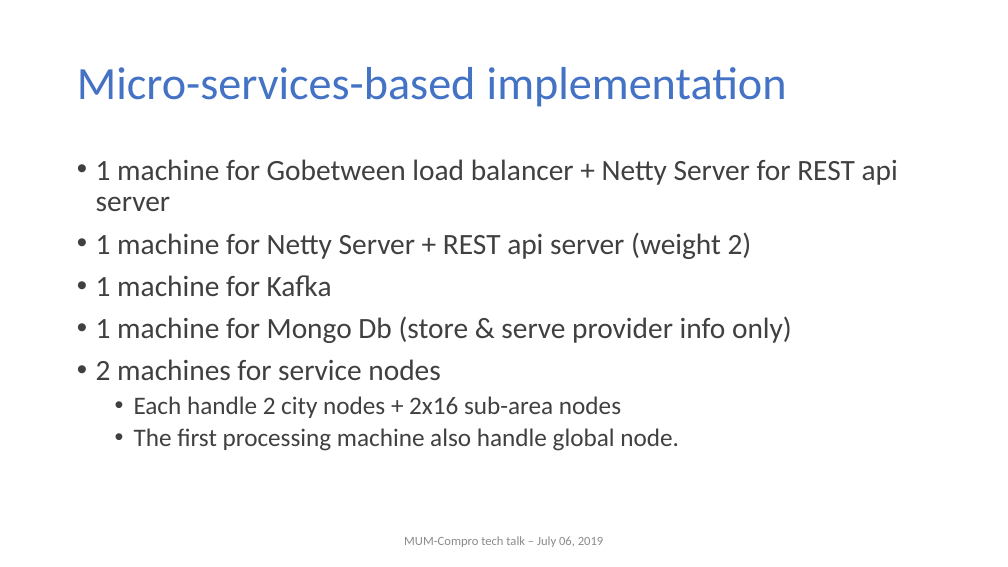
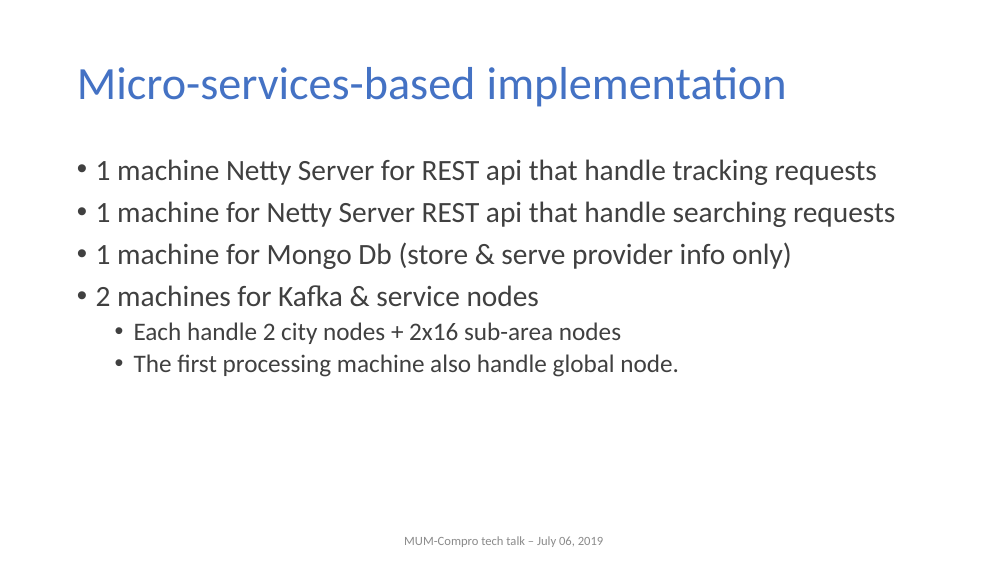
Before and after one commit to nghianghesi/hms, a slide deck: slide 18 of slide.pptx. Drawn at 1008x567 pixels with LibreOffice and Linux fonts; fonts in the diff are those of the drawing; background and template pictures are left out. Boxes give left, top, right and bottom in pixels: in the first picture for what was removed or moved away, otherwise in the second. Text is boxed around its words. In the diff, an @@ line names an element or a change of style, - is before the commit and + after.

Commit message:
update slide for decentralized Kafka

```diff
--- a/slide.pptx
+++ b/slide.pptx
@@ text at <box>96,159,895,227</box>: text changed @@
-• 1 machine for Gobetween load balancer + Netty Server for REST api server
-• 1 machine for Netty Server + REST api server (weight 2)
-• 1 machine for Kafka
+• 1 machine Netty Server for REST api that handle tracking requests
+• 1 machine for Netty Server REST api that handle searching requests
@@ text at <box>96,285,539,306</box>: text changed @@
-• 2 machines for service nodes
+• 2 machines for Kafka & service nodes
```
Also in this commit, not shown: 10 other slides changed.
